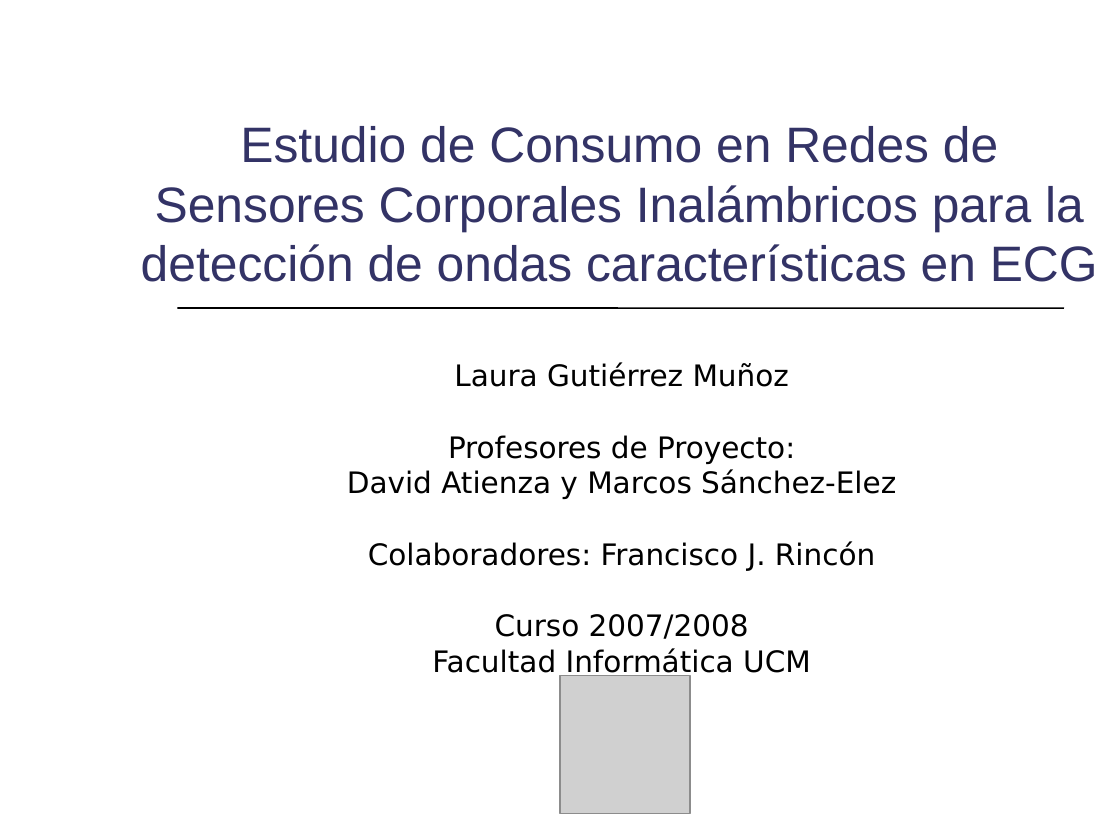
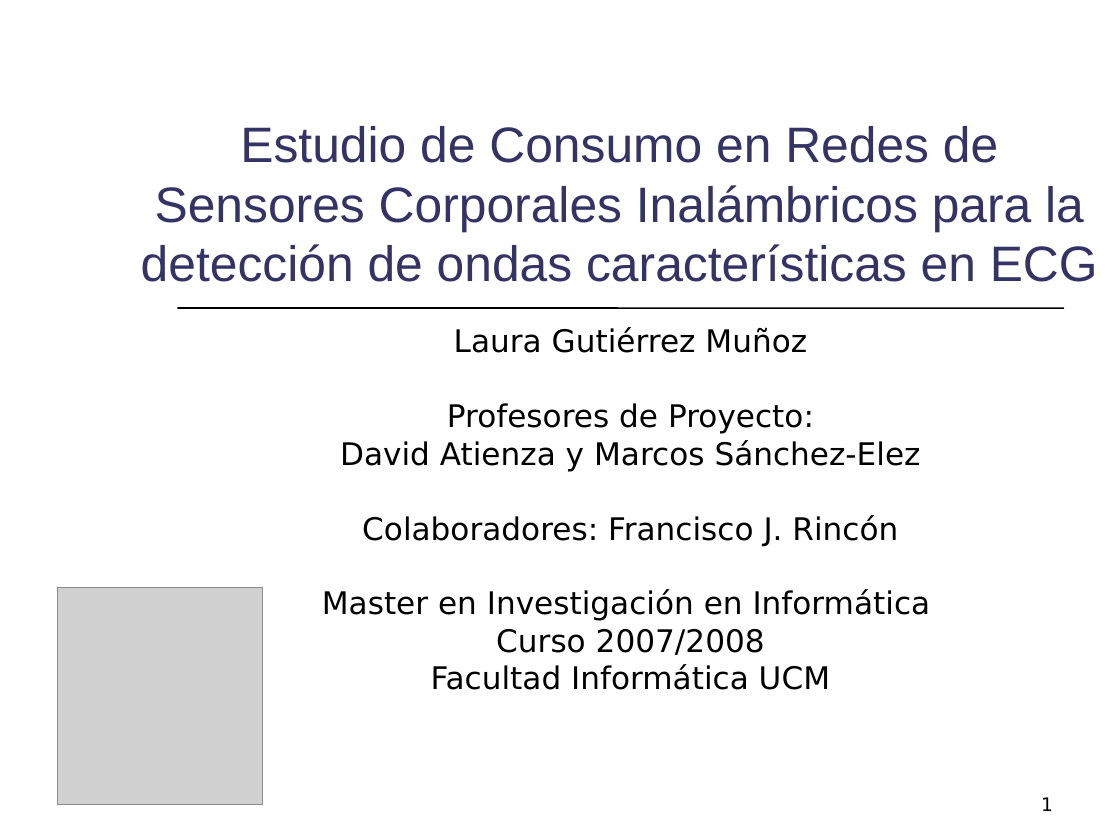
Before and after one commit to mmja/redsensores, a slide deck: slide 1 of Memoria/Consumo.ppt. Drawn at 1120x840 pixels with LibreOffice and Linux fonts; fonts in the diff are those of the drawing; grey boxes stand for pictures. Boxes give left, top, right and bottom in pixels: in the first picture for what was removed or moved away, otherwise in the second. Text is boxed around its words. In the diff, an @@ line names an element or a change of style, - is before the commit and + after.

```diff
--- a/Memoria/Consumo.ppt
+++ b/Memoria/Consumo.ppt
@@ subtitle "Laura Gutiérrez Muñoz": place and size @@
-subtitle "Laura Gutiérrez Muñoz" at bbox=[347, 362, 896, 678]
+subtitle "Laura Gutiérrez Muñoz" at bbox=[322, 327, 931, 690]
@@ subtitle at bbox=[340, 327, 921, 690]: size 19 to 20 pt in "Laura Gutiérrez Muñoz", "Profesores de Proyecto:", "David Atienza y Marcos Sánchez-Elez", "Colaboradores: Francisco J. Rincón" and 2 more places @@
@@ picture: place and size @@
-picture at bbox=[560, 675, 690, 813]
+picture at bbox=[57, 588, 262, 805]
@@ subtitle at bbox=[322, 589, 931, 621]: paragraph added @@
+Master en Investigación en Informática
@@ page number added at bbox=[1041, 797, 1053, 811], 12 pt, text #000000 @@
+1
```
Also in this commit, not shown: 14 other slides changed, 5 slides added, 1 slide removed.
